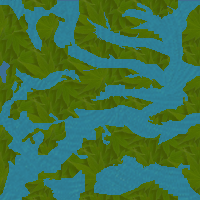
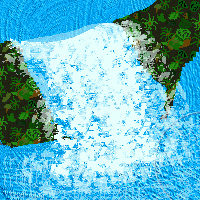
Layers edited between the first and the second (200, 200) image:
added group "features" with 2 layers above "savannah" over [left=0, top=0, right=200, bottom=200]
added layer "cataract" in group "features" over [left=0, top=20, right=198, bottom=198]
added layer "cataract 2" in group "features" over [left=0, top=0, right=200, bottom=200]
showed group "water" (4 layers) over [left=0, top=0, right=200, bottom=200]
showed "river #0" over [left=0, top=0, right=200, bottom=200]
hid group "swamp" (4 layers) over [left=0, top=0, right=200, bottom=200]
